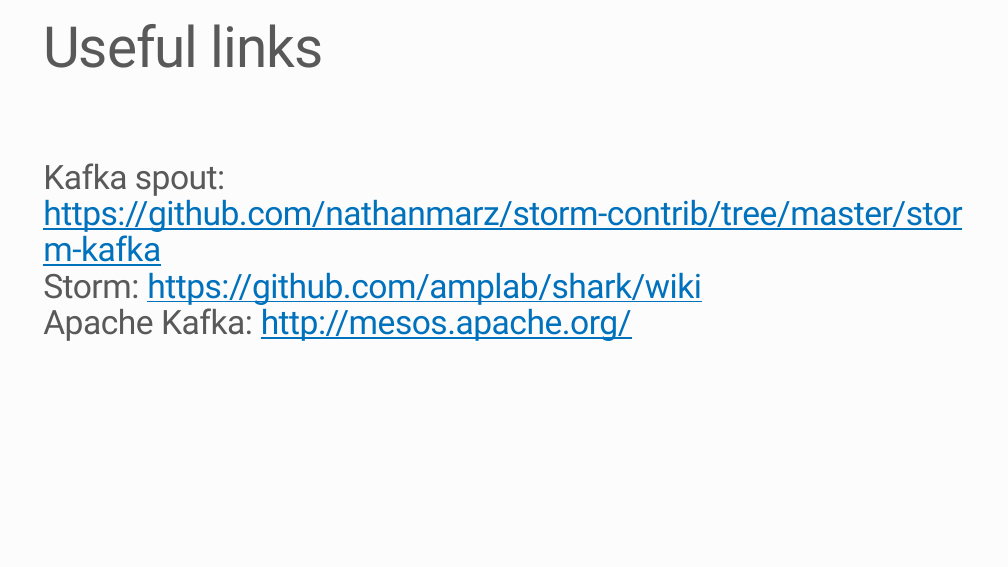
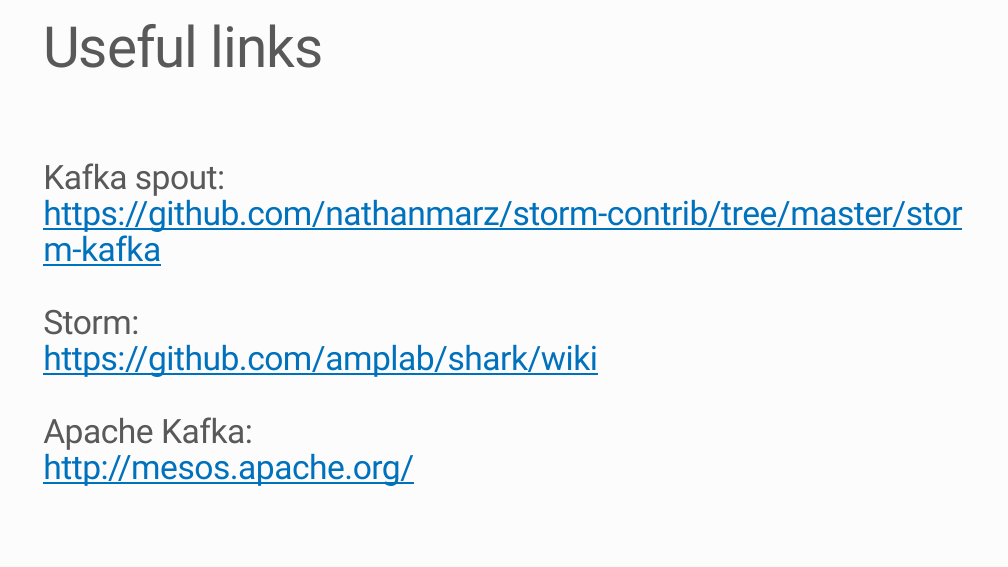
Before and after one commit to MSRConnections/Azure-training-course, a slide deck: slide 10 of Day 2/7. Streaming Data/Storm, Kafka and Data Caching.pptx (slide 9 before the commit). Drawn at 1008x567 pixels with LibreOffice and Linux fonts; fonts in the diff are those of the drawing. Boxes give left, top, right and bottom in pixels: in the first picture for what was removed or moved away, otherwise in the second. Text is boxed around its words. In the diff, an @@ line names an element or a change of style, - is before the commit and + after.

```diff
--- a/Day 2/7. Streaming Data/Storm, Kafka and Data Caching.pptx
+++ b/Day 2/7. Streaming Data/Storm, Kafka and Data Caching.pptx
@@ text "Kafka spout: https://github.com/nathanmarz/storm-contrib/tre ..." rewrapped from [43,163,962,341] to [43,163,962,486] @@
```
Also in this commit, not shown: 4 slides added, 2 slides removed, 1 other file.
